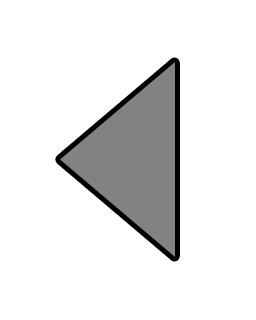
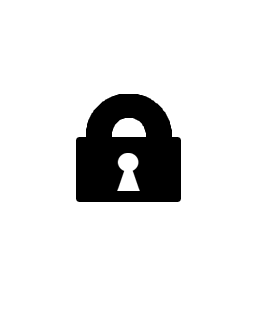
Before/after of a w=256, h=320 layered artwork. What changed in the layer stack:
hid "left arrow" over [60, 62, 175, 257]
showed group "lock" (1st of 2) (3 layers) over [79, 97, 178, 199]
added layer "lock copy" in group "lock" over [79, 97, 178, 199]
